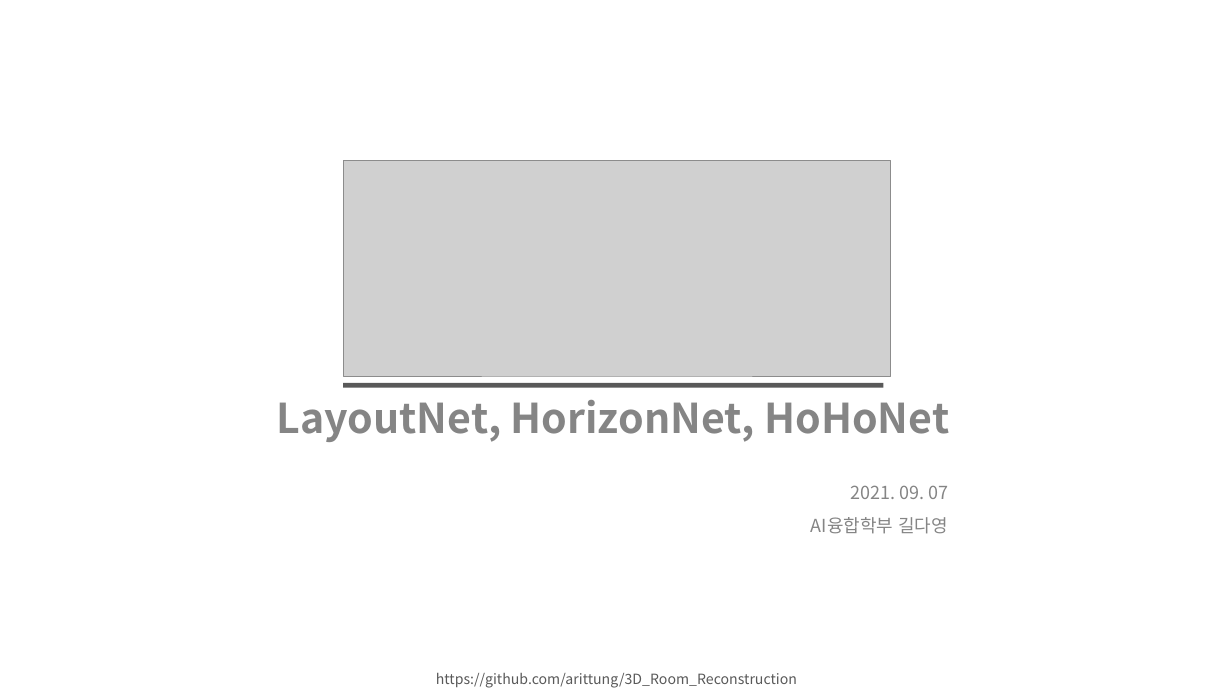
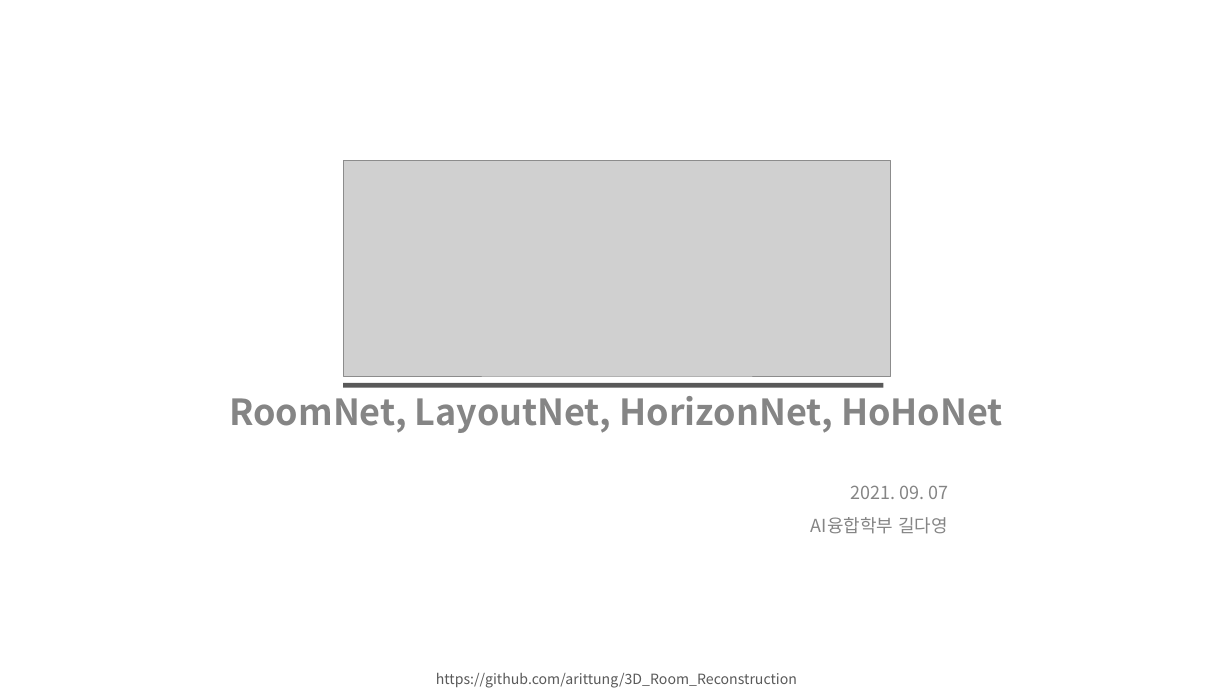
Before and after one commit to arittung/3D_Room_Layout_estimation, a slide deck: slide 1 of LayoutNet-HorizonNet-HoHoNet 정리.pptx. Drawn at 1232x693 pixels with LibreOffice and Linux fonts; fonts in the diff are those of the drawing; grey boxes stand for pictures. Boxes give left, top, right and bottom in pixels: in the first picture for what was removed or moved away, otherwise in the second. Text is boxed around its words. In the diff, an @@ line names an element or a change of style, - is before the commit and + after.

Commit message:
add layoutnet 정리

```diff
--- a/LayoutNet-HorizonNet-HoHoNet 정리.pptx
+++ b/LayoutNet-HorizonNet-HoHoNet 정리.pptx
@@ text at bbox=[229, 396, 1003, 433]: text changed; size 32 to 28 pt @@
-LayoutNet, HorizonNet, HoHoNet
+RoomNet, LayoutNet, HorizonNet, HoHoNet
```
Also in this commit, not shown: 15 other slides changed, 12 slides added, 2 other files.
